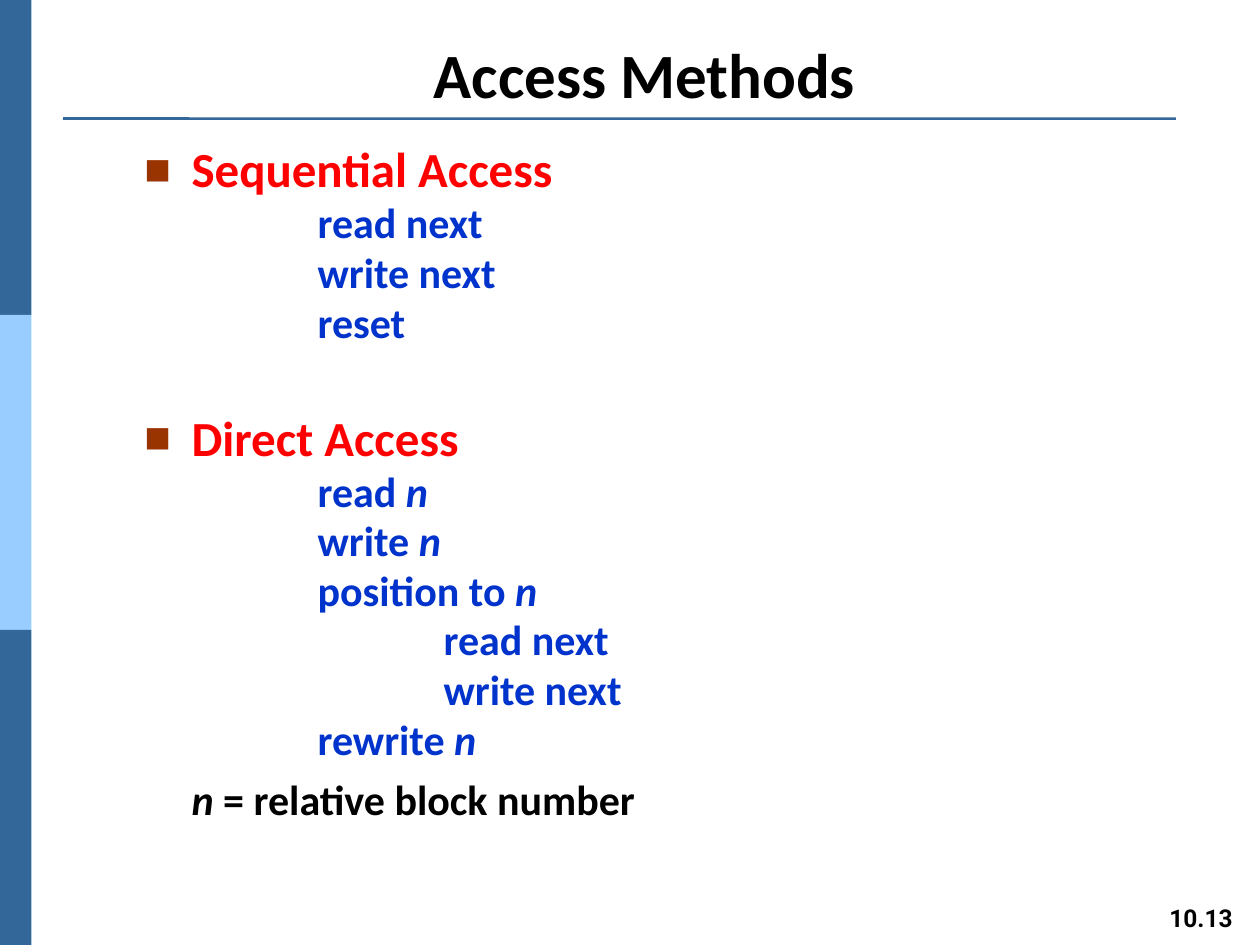
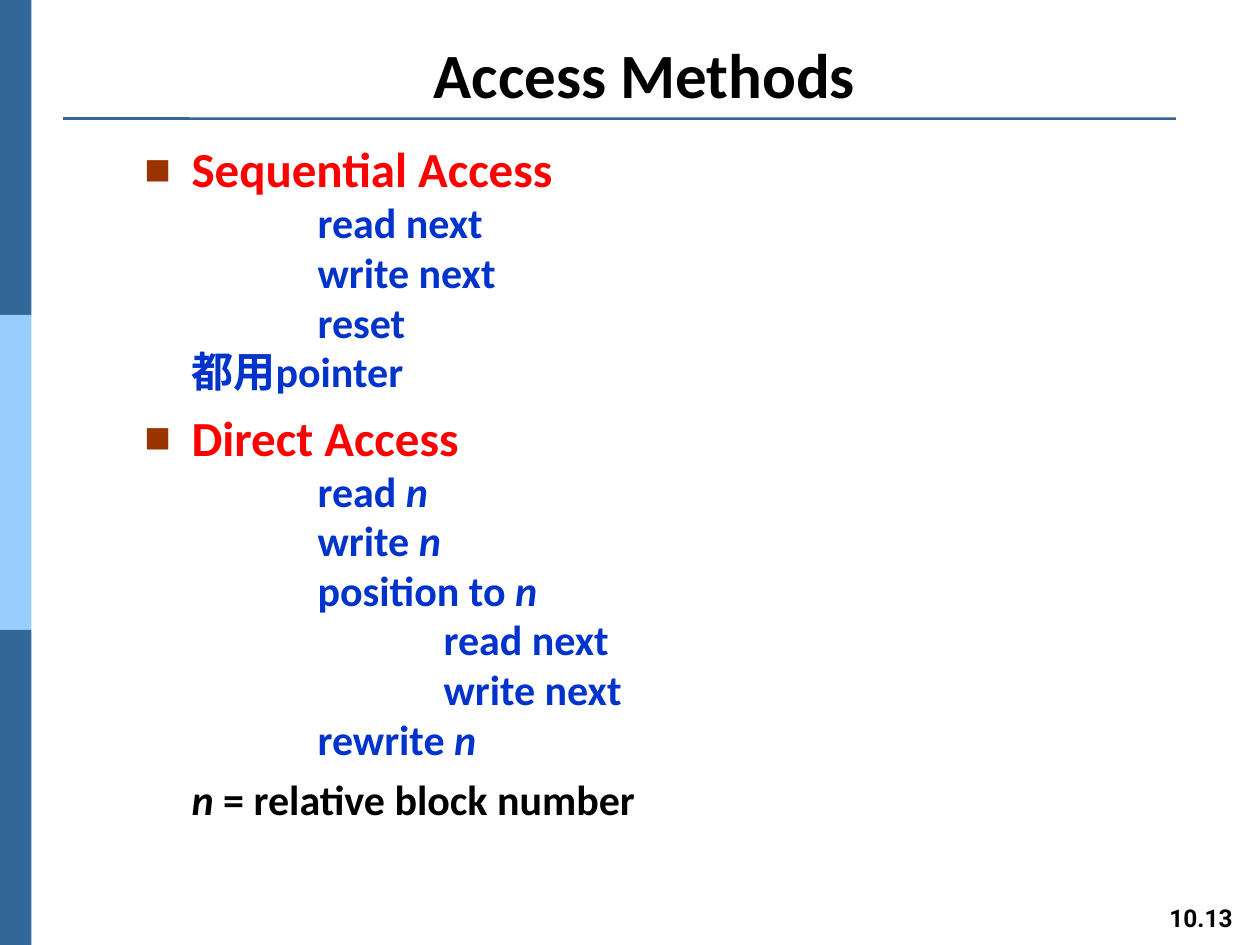
Before and after one commit to Yang09701194/OS_Learning, a slide deck: slide 13 of ch10.pptx. Drawn at 1260x945 pixels with LibreOffice and Linux fonts; fonts in the diff are those of the drawing. Boxes give left, top, right and bottom in pixels: in the first picture for what was removed or moved away, otherwise in the second. Text is boxed around its words. In the diff, an @@ line names an element or a change of style, - is before the commit and + after.

```diff
--- a/ch10.pptx
+++ b/ch10.pptx
@@ text at box(192, 351, 404, 394): paragraph added @@
+都用pointer
```
Also in this commit, not shown: 10 other slides changed.
